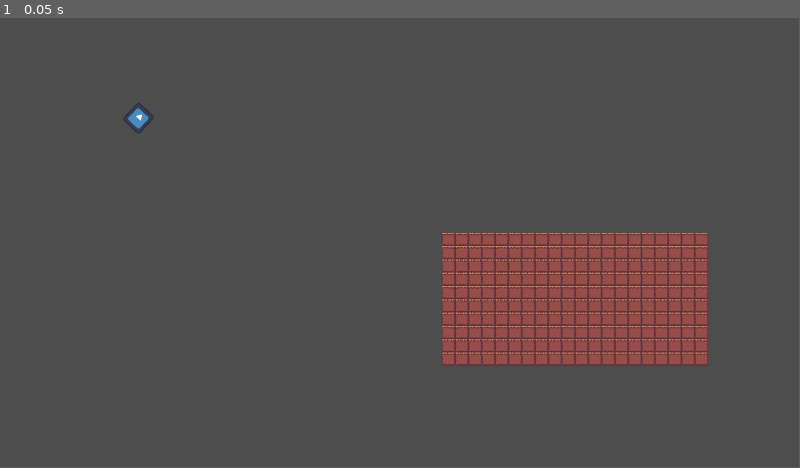
Above: before the commit, frame 1.
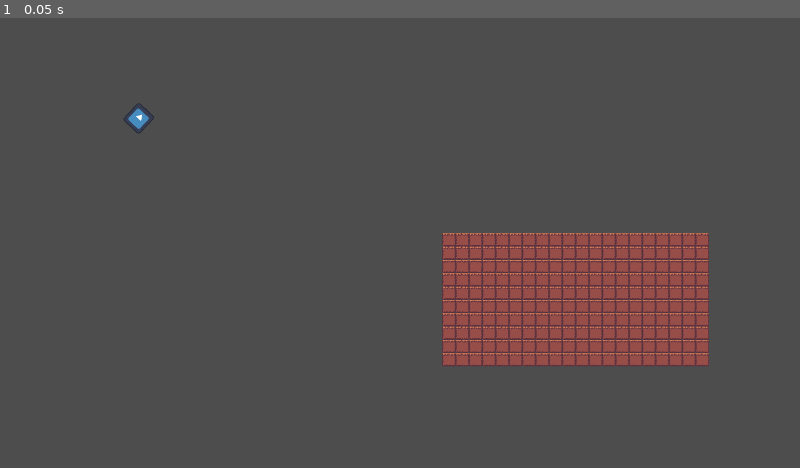
Above: after the commit, the same moment.

Repository: Neomania/DaveAndTimsMiningAdventure
Game: Godot game, scene res://Scenes/main.tscn
Two runs of this game, one before a commit and one after it. Both use one fixed random seed, a clock stepped at 60 frames per second and the inputs below. The engine's default icon, where the game draws it, is replaced by a stand-in: a white triangle on a blue panel in a dark square.
Inputs:
- Up to frame 1 (0.05 s): no input
In our replay, the window is 799x449 before the commit and 800x450 after it. These sizes can differ from the game's own. Grey fills any space a smaller window leaves; there, only what the larger window draws over its background counts as a difference.

The runs differ from the first frame. In frame 1, 2.7% of the frame differs, in the area x 16-89%, y 20-78%.

Commit message:
changed window settings to 1920x1080 base resolution which maintains aspect ratio

Diff:
--- a/project.godot
+++ b/project.godot
@@ -19,6 +19,8 @@
 
 window/size/viewport_width=1920
 window/size/viewport_height=1080
+window/stretch/mode="viewport"
+window/stretch/scale_mode="integer"
 
 [rendering]
 
